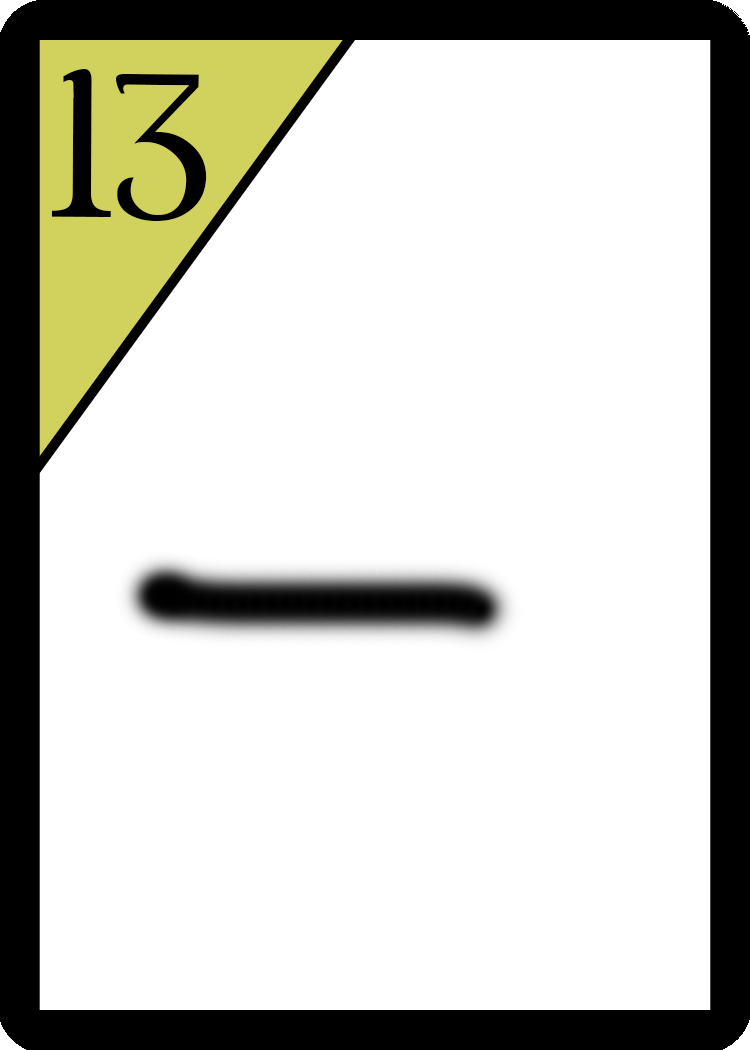
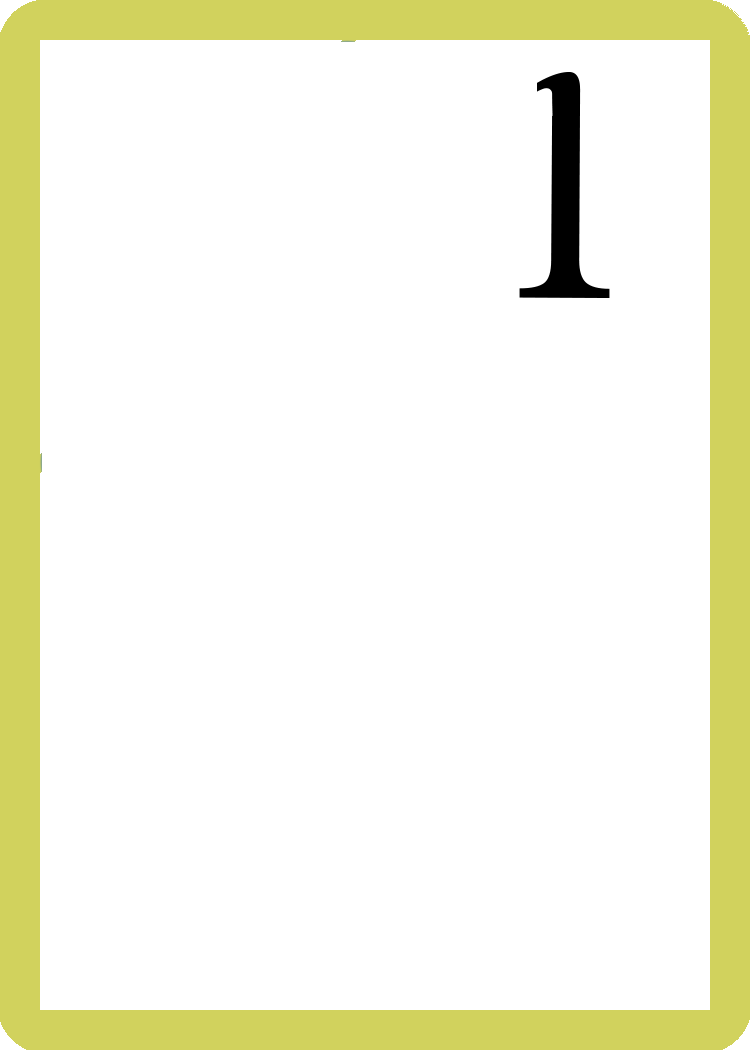
Two versions of the same layered image (w=750, h=1050). Layer-by-layer changes:
showed "1", painted on it over [85, 69, 610, 298]
hid "13", painted on it over [51, 69, 610, 304]
removed layer "League of Legends" (in "Card Colors") from group "Card Colors" over [38, 39, 344, 458]
renamed "Card Lines" to "League of Legends", moved it into group "Card Colors", painted on it over [0, 0, 750, 1050]
moved "Rick & Morty" above "Adventure Time", painted on it over [0, 0, 750, 1050]
painted on "Adventure Time" over [0, 0, 750, 1050]
painted on "Disney Villians" over [0, 0, 750, 1050]
painted on "Nintendo" over [0, 0, 750, 1050]
painted on "Avatar the Last Airbender" over [0, 0, 750, 1050]
painted on "Pokemon" over [0, 0, 750, 1050]
painted on "Fire Emblem" over [0, 0, 750, 1050]
